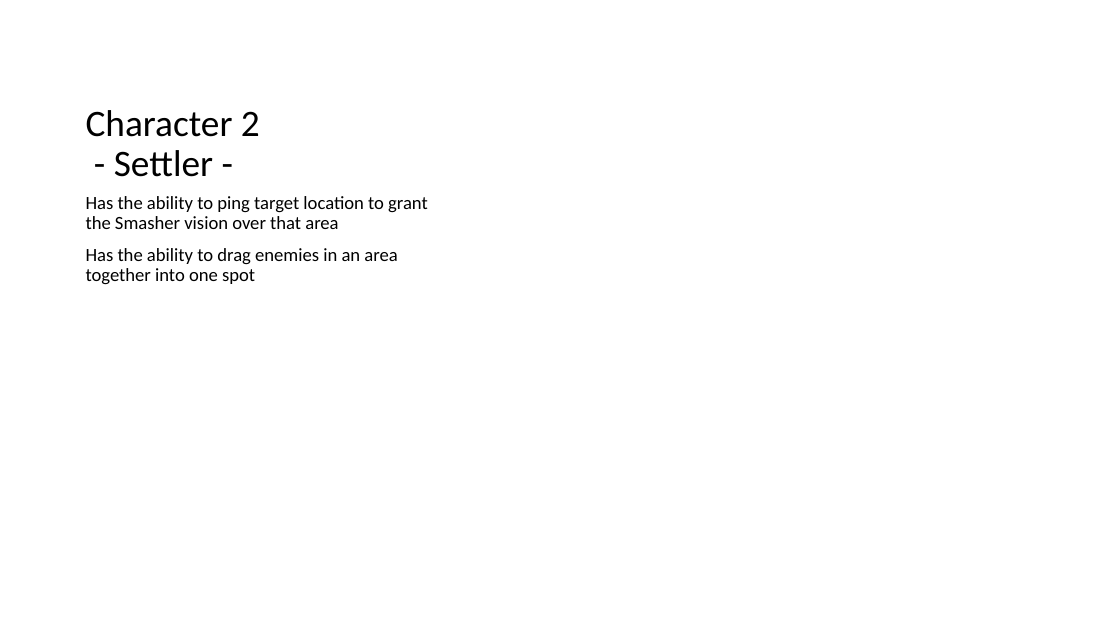
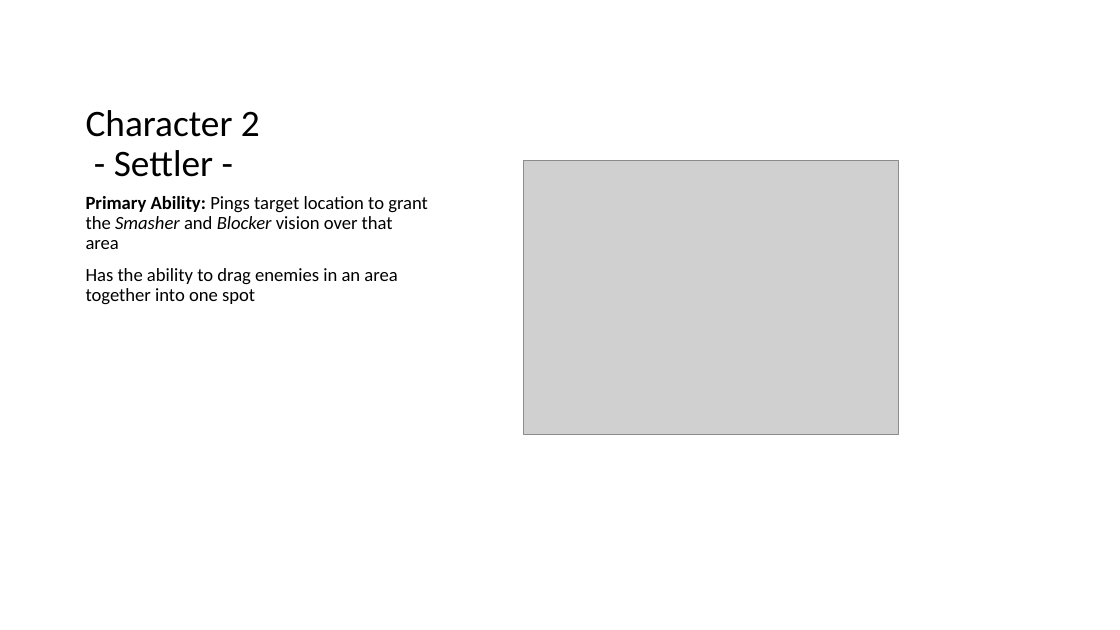
Before and after one commit to Piglettank/WomboCombo, a slide deck: slide 9 of Phase 2 - Writing down the details.pptx (slide 10 before the commit). Drawn at 1120x630 pixels with LibreOffice and Linux fonts; fonts in the diff are those of the drawing; grey boxes stand for pictures. Boxes give left, top, right and bottom in pixels: in the first picture for what was removed or moved away, otherwise in the second. Text is boxed around its words. In the diff, an @@ line names an element or a change of style, - is before the commit and + after.

```diff
--- a/Phase 2 - Writing down the details.pptx
+++ b/Phase 2 - Writing down the details.pptx
@@ picture added at (523,161,898,435) @@
@@ text at (86,196,428,249): text changed @@
-Has the ability to ping target location to grant the Smasher vision over that area
+Primary Ability: Pings target location to grant the Smasher and Blocker vision over that area
```
Also in this commit, not shown: 6 other slides changed, 2 slides added, 1 slide removed, 21 other files.
